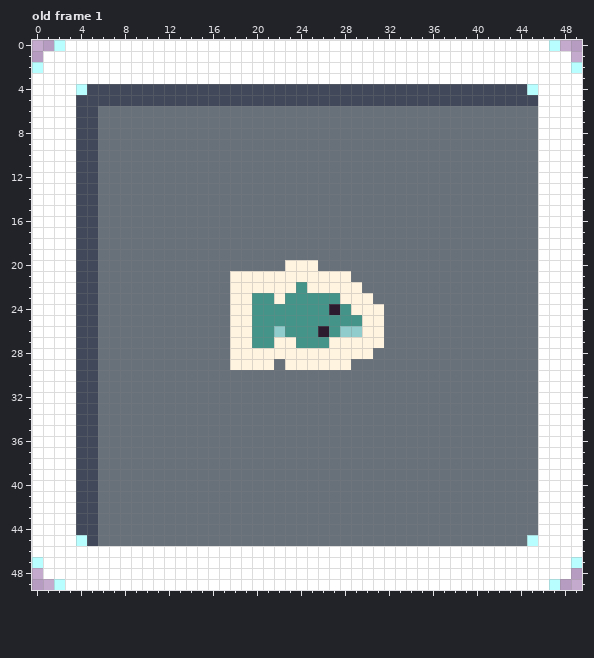
Two states of a pixel-art file, res/img/medals/medalsall.aseprite. This is how it looked before the edit.
50x50 pixels, 8 frames. Shown: old frame 1. The commit also changed other frames, which this record leaves out.
The result:
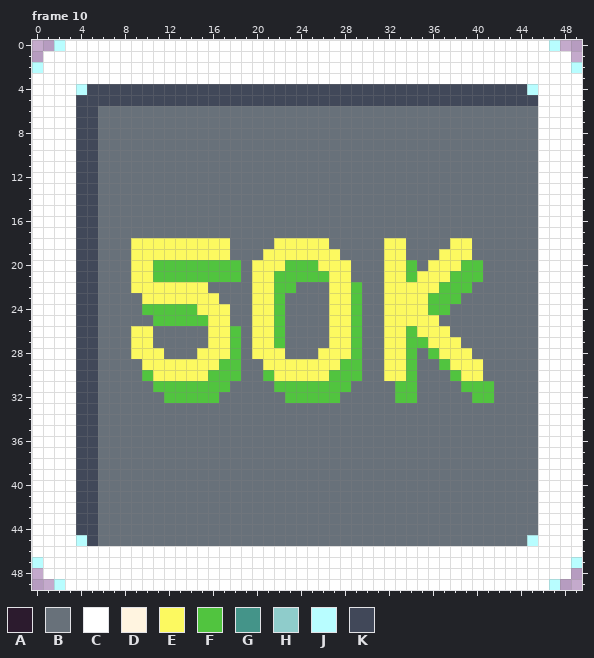
Palette (. is transparent): A #2c1b2e  B #68717a  C #ffffff  D #fff4e0  E #fcf960  F #51c43f  G #449489  H #8fcccb  J #b8fdff  K #414859
A new or re-ordered frame is compared with the old frame closest to it.
From old to new:
frames 8 -> 14
Frame 10 is new; against old frame 1, layer "Layer 2":
y 18: x 9..17 BBBBBBBBB -> EEEEEEEEE; x 22..26 BBBBB -> EEEEE; x 32..33 BB -> EE; x 38..39 BB -> EE
y 19: x 9..17 BBBBBBBBB -> EEEEEEEEE; x 21..27 BBBBBBB -> EEEEEEE; x 32..33 BB -> EE; x 37..39 BBB -> EEE
y 20: x 9..18 BBBBBBBBBB -> EEFFFFFFFF; x 20..28 BBBDDDBBB -> EEEFFFEEE; x 32..34 BBB -> EEF; x 36..40 BBBBB -> EEEFF
y 21: x 9..28 BBBBBBBBBDDDDDDDDDDD -> EEFFFFFFFFBEEFFFFFEE; x 32..40 BBBBBBBBB -> EEFEEEFFF
y 22: x 9..15 BBBBBBB -> EEEEEEE; x 18..29 DDDDDDGDDDDD -> BBEEFFBBBEEF; x 32..39 BBBBBBBB -> EEEEEFFF
y 23: x 10..16 BBBBBBB -> EEEEEEE; x 18..30 DDGGDGGGGGDDD -> BBEEFBBBBEEFB; x 32..38 BBBBBBB -> EEEEFFF
y 24: x 10..37 BBBBBBBBDDGGGGGGGAGDDDBBBBBB -> FFFFFEEEBBEEFBBBBEEFBBEEEEFF
y 25: x 11..36 BBBBBBBDDGGGGGGGGGGDDBBBBB -> FFFFFEEBBEEFBBBBEEFBBEEEEE
y 26: x 9..10 BB -> EE; x 16..37 BBDDGGHGGGAGHHDDBBBBBB -> EEFBEEFBBBBEEFBBEEFEEE
y 27: x 9..10 BB -> EE; x 16..38 BBDDGGDDGGGDDDDDBBBBBBB -> EEFBEEFBBBBEEFBBEEFFEEE
y 28: x 9..11 BBB -> EEE; x 15..30 BBBDDDDDDDDDDDDD -> EEEFBEEEBBBEEEFB; x 32..34 BBB -> EEF; x 36..39 BBBB -> FEEE
y 29: x 10..29 BBBBBBBBDDDDBDDDDDDB -> EEEEEEEFFBBEEEEEEEFF; x 32..34 BBB -> EEF; x 37..40 BBBB -> FEEE
y 30: x 10..18 BBBBBBBBB -> FEEEEEFFF; x 21..29 BBBBBBBBB -> FEEEEEFFF; x 32..34 BBB -> EEF; x 38..40 BBB -> FEE
y 31: x 11..17 BBBBBBB -> FFFFFFF; x 22..28 BBBBBBB -> FFFFFFF; x 33..34 BB -> FF; x 39..41 BBB -> FFF
y 32: x 12..16 BBBBB -> FFFFF; x 23..27 BBBBB -> FFFFF; x 33..34 BB -> FF; x 40..41 BB -> FF
Boxes around the changes in both pictures, in picture pixels (x1, y1, x2, y2):
changed: (131, 238, 494, 403)
